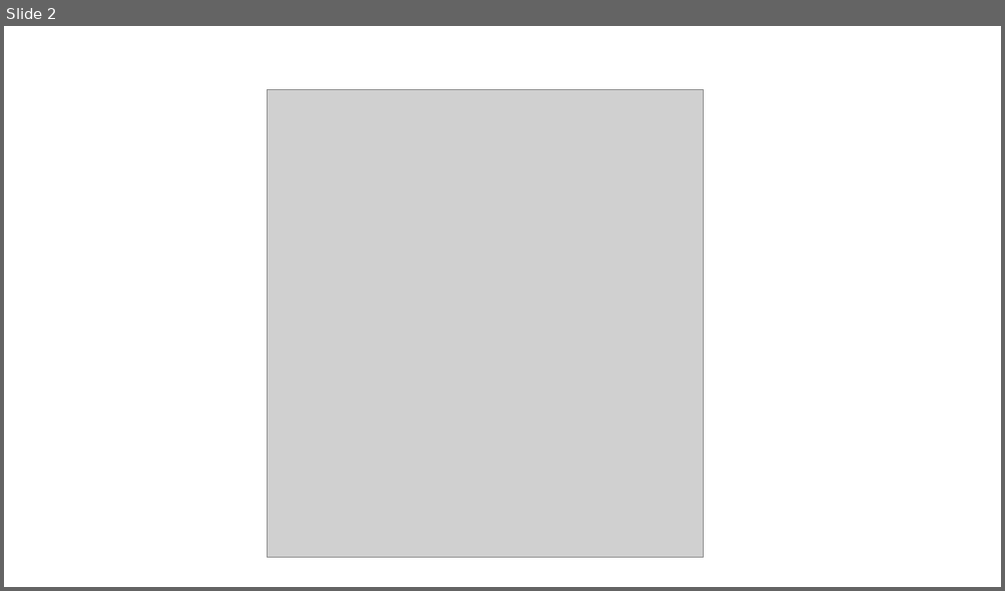
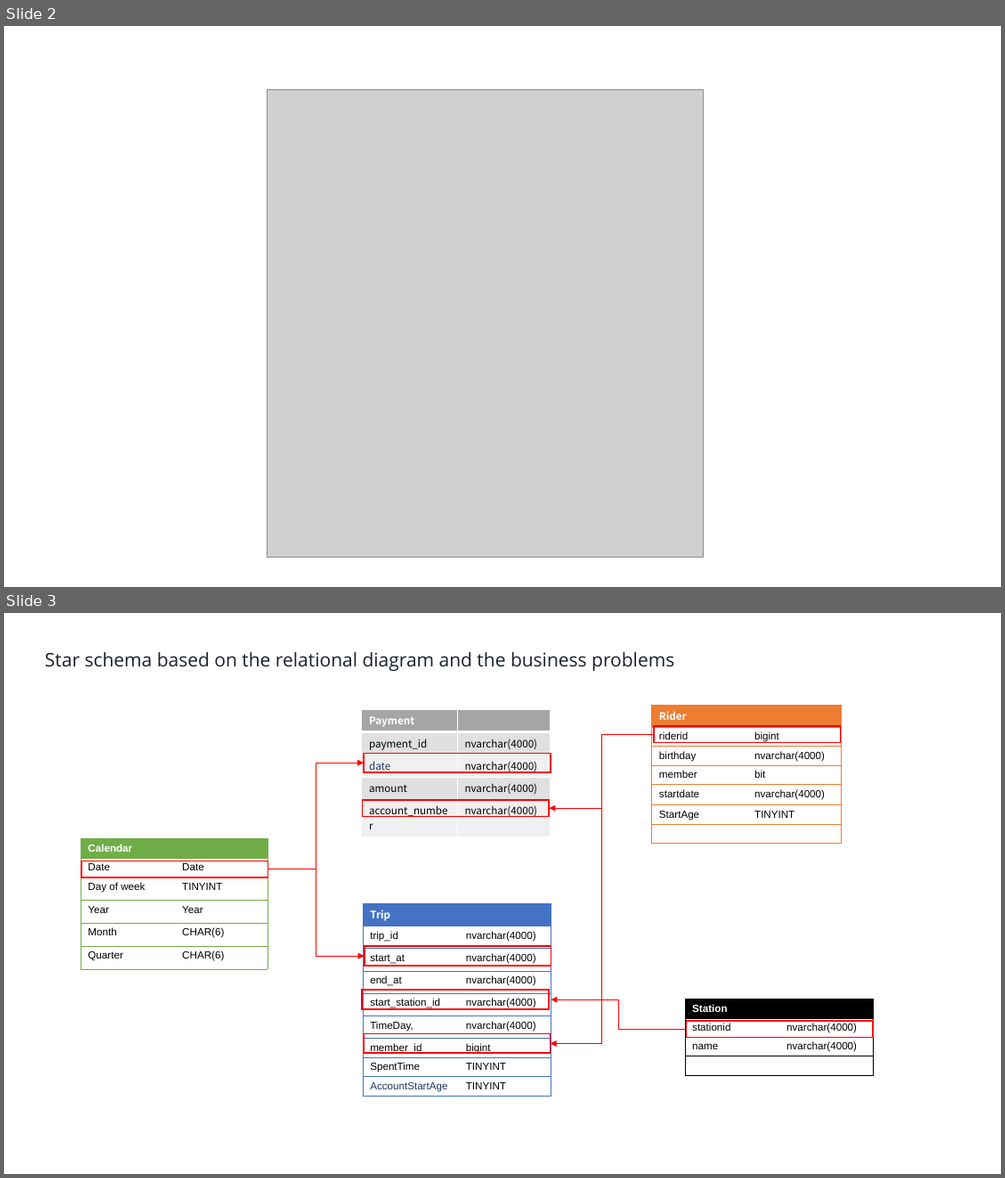
Before and after one commit to fbamuse/Udacity-Data-Engineering-with-Microsoft-Azure, a slide deck: BikeShareDataAnalytics/StarSchemaDesigned .pptx. Shown one above the other, each under a label of ours: slide 2 before the commit, slides 2 and 3 after it. The pictures are 1005x591 and 1005x1178 pixels, drawn with LibreOffice and Linux fonts; fonts in the diff are those of the drawing; grey boxes stand for pictures. Boxes give left, top, right and bottom in pixels: in the first picture for what was removed or moved away, otherwise in the second. Text is boxed around its words. In the diff, an @@ line names an element or a change of style, - is before the commit and + after.

```diff
--- a/BikeShareDataAnalytics/StarSchemaDesigned .pptx
+++ b/BikeShareDataAnalytics/StarSchemaDesigned .pptx
@@ slide 3 added at [4,613,1001,1174], background #FFFFFF @@
@@ text added at [45,652,674,671], 18 pt, text #1A202C @@
+Star schema based on the relational diagram and the business problems
@@ table added at [362,709,550,820], 5 rows, 2 columns @@
+Payment | 
+payment_id | nvarchar(4000)
+date | nvarchar(4000)
+amount | nvarchar(4000)
+account_number | nvarchar(4000)
@@ table added at [652,705,841,844], 7 rows, 2 columns @@
+Rider | 
+riderid | bigint
+birthday | nvarchar(4000)
+member | bit
+startdate | nvarchar(4000)
+StartAge | TINYINT
+ | 
@@ elbow arrow added from (654, 734) to (550, 1044), #FF0000 0.5 pt @@
@@ elbow arrow added from (654, 734) to (550, 808), #FF0000 0.5 pt @@
@@ rectangle added at [654,726,841,742], outline #FF0000 1.5 pt @@
@@ elbow arrow added from (268, 869) to (364, 763), #FF0000 0.5 pt @@
@@ rectangle added at [364,753,550,772], outline #FF0000 1.5 pt @@
@@ rectangle added at [362,800,550,817], outline #FF0000 1.5 pt @@
@@ table added at [81,839,267,971], 6 rows, 2 columns @@
+Calendar | 
+Date | Date
+Day of week | TINYINT
+Year | Year
+Month | CHAR(6)
+Quarter | CHAR(6)
@@ rectangle added at [81,861,268,877], outline #FF0000 1.5 pt @@
@@ elbow arrow added from (268, 869) to (364, 957), #FF0000 0.5 pt @@
@@ table added at [363,903,551,1095], 9 rows, 2 columns @@
+Trip | 
+trip_id | nvarchar(4000)
+start_at | nvarchar(4000)
+end_at | nvarchar(4000)
+start_station_id | nvarchar(4000)
+TimeDay, | nvarchar(4000)
+member_id | bigint
+SpentTime | TINYINT
+AccountStartAge | TINYINT
@@ rectangle added at [364,947,551,966], outline #FF0000 1.5 pt @@
@@ rectangle added at [362,989,550,1009], outline #FF0000 1.5 pt @@
@@ elbow arrow added from (687, 1029) to (551, 999), #FF0000 0.5 pt @@
@@ table added at [685,999,873,1078], 4 rows, 2 columns @@
+Station | 
+stationid | nvarchar(4000)
+name | nvarchar(4000)
+ | 
@@ rectangle added at [364,1034,550,1054], outline #FF0000 1.5 pt @@
@@ rectangle added at [687,1021,874,1037], outline #FF0000 1.5 pt @@
```
Also in this commit, not shown: 3 slides changed, 12 other files.
